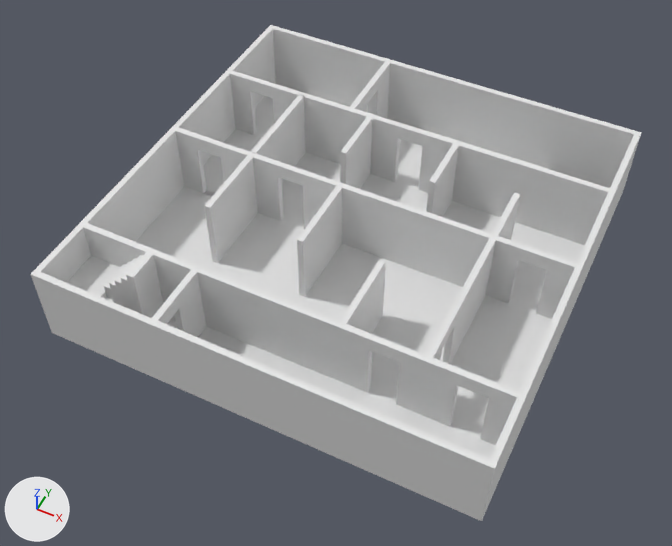
The FBX model Assets/Scenes/Combined/Prefabs/LevelModels/SM_Level_5.fbx as it was, and as the next commit left it.
Rendered twice from a 50 mm camera at (8.71, -118.94, 22.55) aimed at (-0.15, -101.24, 0.42). Every picture has the same lights, and +X, +Y and +Z are marked at lower left. Where no turn or scale is listed for an object, it has been applied to the vertices. Vertices at the same position are counted once.

In view in the first picture: 'Level_1.002'.
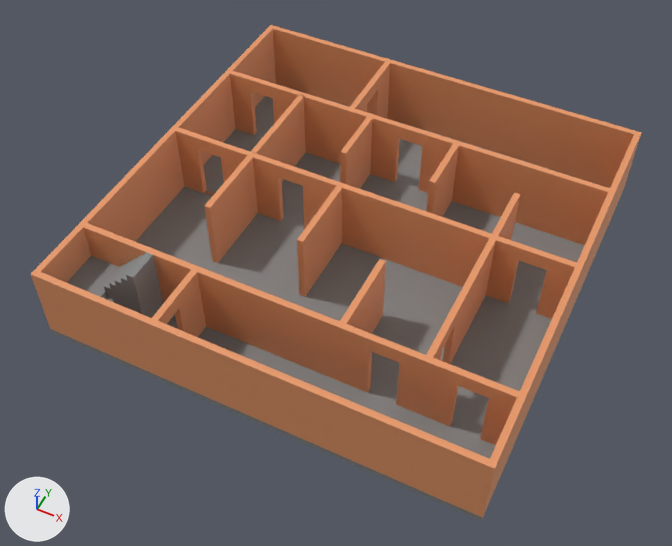
Changed parts and their boxes [x1, y1, x2, y2] in the pictures (672 x 546 px):
part 1 of me_cube_019, recoloured (white to grey): [51, 214, 526, 521] in both
part 2 of me_cube_019, recoloured (white to grey): [297, 90, 623, 519] in both
part 3 of me_cube_019, recoloured: [135, 84, 489, 280] in both
part 4 of me_cube_019, recoloured: [31, 25, 642, 518] in both
part 5 of me_cube_019, recoloured: [273, 29, 634, 188] in both

Diff of the bpy script that builds the scene:
```diff
--- a/Assets/Scenes/Combined/Prefabs/LevelModels/SM_Level_5.fbx.py
+++ b/Assets/Scenes/Combined/Prefabs/LevelModels/SM_Level_5.fbx.py
@@ mat_floor @@
+mat_floor = principled_material('Floor')
+mat_floor.base_color = (0.236, 0.236, 0.236)  # grey #858585
@@ mat_wall @@
+mat_wall = principled_material('Wall')
+mat_wall.base_color = (0.801, 0.313, 0.135)  # orange #e79867
@@ me_cube_019 @@
 me_cube_019.from_pydata(...)  # 268 vertices, 160 faces; spans x -7.0..7.0, y -7.0..7.0, z 0.0..2.7
 # used by ob_level_1_002; location = (0.0, -100.0, 0.0)
+# me_cube_019 part 1: 39 of the faces centred in x -6.17..1.43, y -7.0..-3.07, z 0.0..2.7 switch from no material to mat_floor (grey #858585)
+# me_cube_019 part 2: 16 of the faces centred in x 0.0..7.0, y 0.0..7.0, z 0.0..0.2 switch from no material to mat_floor (grey #858585)
+# me_cube_019 part 3: 3 of the faces centred in x -7.0..-3.23, y 0.0..1.6, z 0.0..0.2 switch from no material to mat_floor (grey #858585)
+# me_cube_019 part 4: 99 of the faces centred in x -7.0..7.0, y -7.0..5.8, z 0.2..2.7 switch from no material to mat_wall (orange #e79867)
+# me_cube_019 part 5: 2 of the faces centred in x 0.0, y 6.8..7.0, z 1.45 switch from no material to mat_wall (orange #e79867)
```
